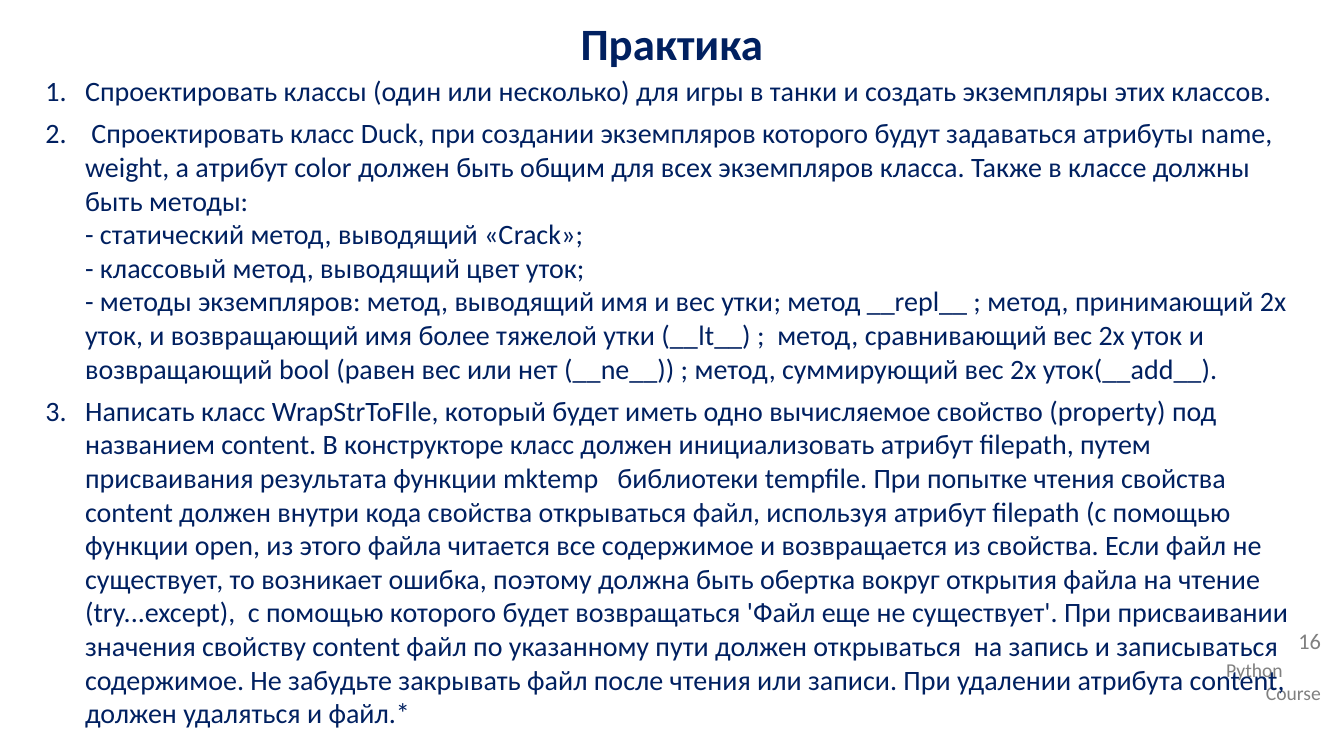
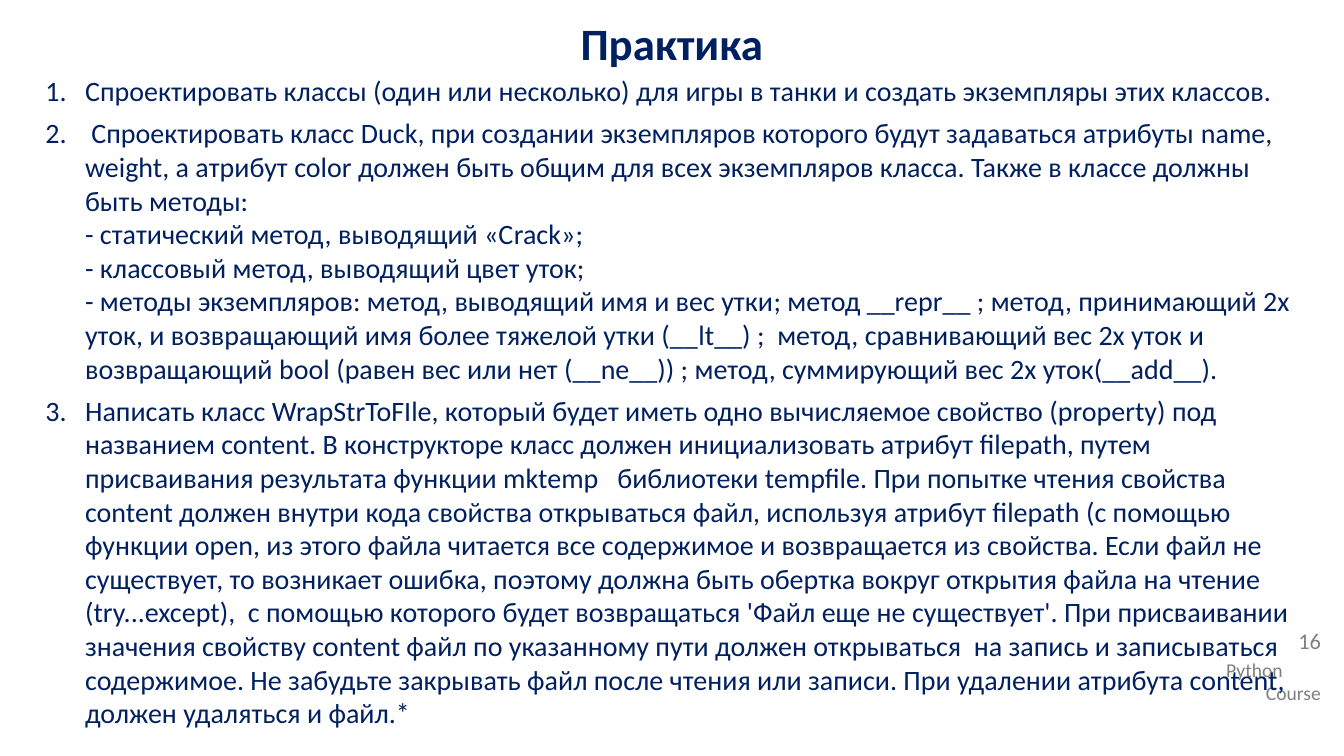
Before and after one commit to IlyaOrlov/PythonCourse2.0_August22, a slide deck: slide 16 of Lectures/py_lec_6.pptx. Drawn at 1344x756 pixels with LibreOffice and Linux fonts; fonts in the diff are those of the drawing; background and template pictures are left out. Boxes give left, top, right and bottom in pixels: in the first picture for what was removed or moved away, otherwise in the second. Text is boxed around its words. In the diff, an @@ line names an element or a change of style, - is before the commit and + after.

```diff
--- a/Lectures/py_lec_6.pptx
+++ b/Lectures/py_lec_6.pptx
@@ text at bbox=[85, 123, 1289, 384]: text changed @@
-2. Спроектировать класс Duck, при создании экземпляров которого будут задаваться атрибуты name, weight, а атрибут color должен быть общим для всех экземпляров класса. Также в классе должны быть методы:
-   - статический метод, выводящий «Сrack»;
-   - классовый метод, выводящий цвет уток;
-   - методы экземпляров: метод, выводящий имя и вес утки; метод __repl__ ; метод, принимающий 2х уток, и возвращающий имя более тяжелой утки (__lt__) ; метод, сравнивающий вес 2х уток и возвращающий bool (равен вес или нет (__ne__)) ; метод, суммирующий вес 2х уток(__add__).
+2. Спроектировать класс Duck, при создании экземпляров которого будут задаваться атрибуты name, weight, а атрибут color должен быть общим для всех экземпляров класса. Также в классе должны быть методы:
+   - статический метод, выводящий «Сrack»;
+   - классовый метод, выводящий цвет уток;
+   - методы экземпляров: метод, выводящий имя и вес утки; метод __repr__ ; метод, принимающий 2х уток, и возвращающий имя более тяжелой утки (__lt__) ; метод, сравнивающий вес 2х уток и возвращающий bool (равен вес или нет (__ne__)) ; метод, суммирующий вес 2х уток(__add__).
```
Also in this commit, not shown: 8 other files.
